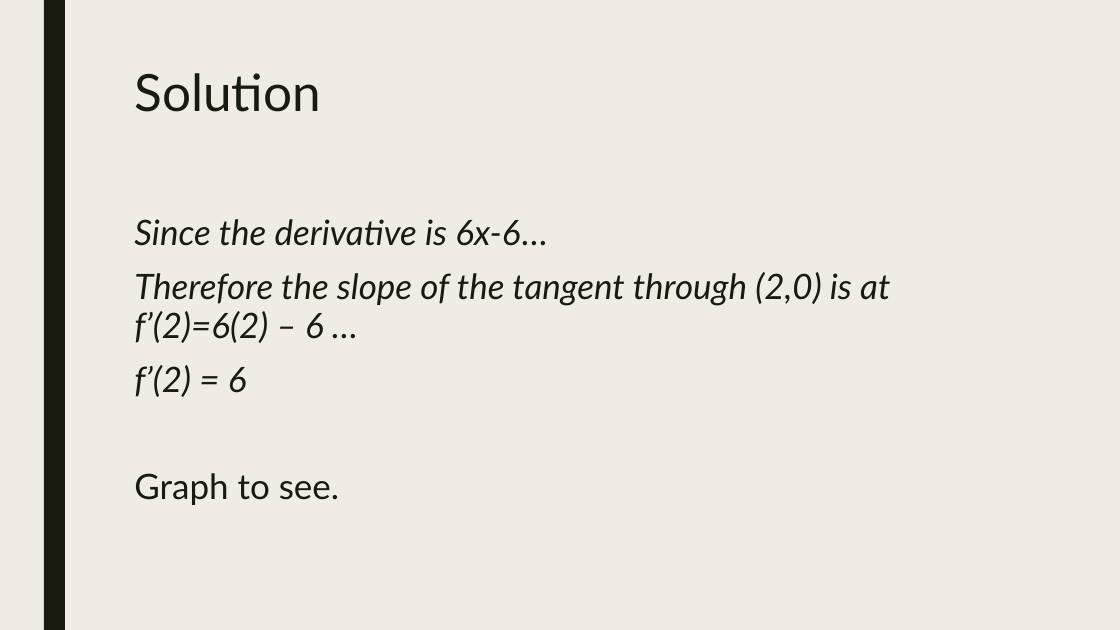
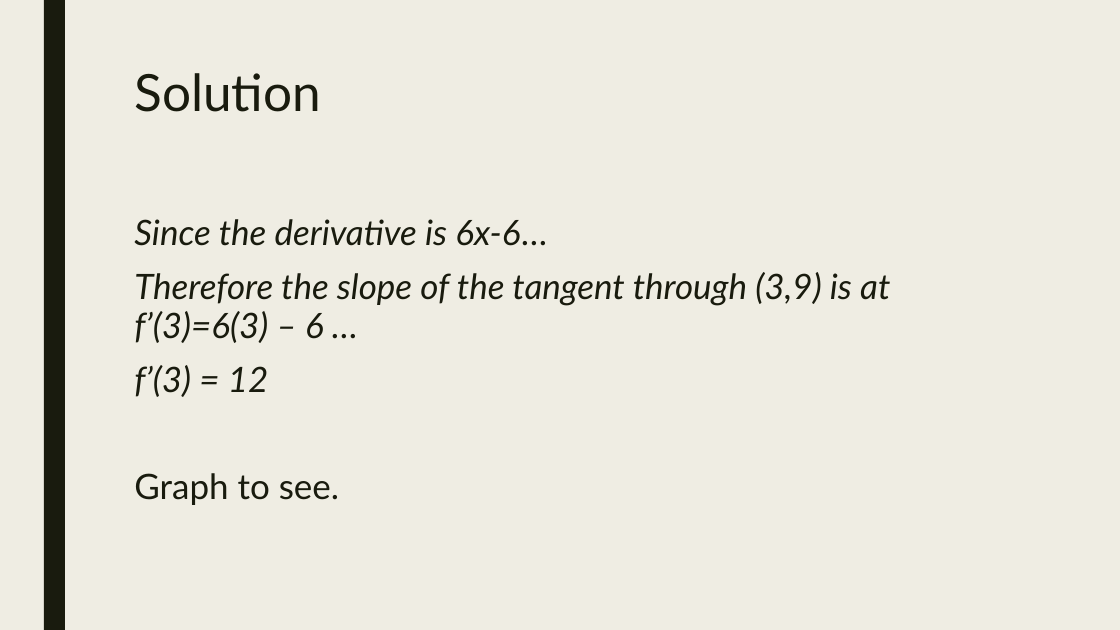
Before and after one commit to codecuddy/pre_calc, a slide deck: slide 6 of _PowerPoints/2nd Semester/Unit 11 Calc Preview/PreCalc_Day_073 12.3 Tangent Line (Day 2).pptx. Drawn at 1120x630 pixels with LibreOffice and Linux fonts; fonts in the diff are those of the drawing. Boxes give left, top, right and bottom in pixels: in the first picture for what was removed or moved away, otherwise in the second. Text is boxed around its words. In the diff, an @@ line names an element or a change of style, - is before the commit and + after.

```diff
--- a/_PowerPoints/2nd Semester/Unit 11 Calc Preview/PreCalc_Day_073 12.3 Tangent Line (Day 2).pptx
+++ b/_PowerPoints/2nd Semester/Unit 11 Calc Preview/PreCalc_Day_073 12.3 Tangent Line (Day 2).pptx
@@ text at (x1=134, y1=272, x2=890, y2=397): text changed @@
-Therefore the slope of the tangent through (2,0) is at f’(2)=6(2) – 6 …
-f’(2) = 6
+Therefore the slope of the tangent through (3,9) is at f’(3)=6(3) – 6 …
+f’(3) = 12
```
Also in this commit, not shown: 2 other slides changed, 1 slide added, 6 other files.
